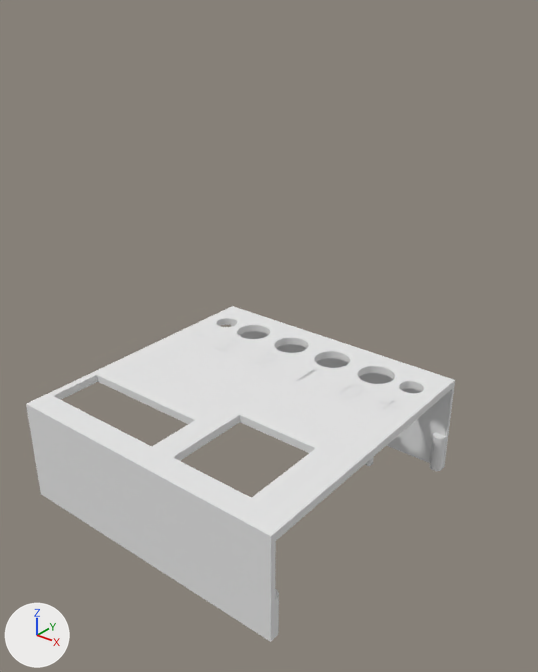
Two versions of the Blender file 3d_model/case4.blend, one commit apart.
Before and after are seen from a 50 mm camera at (0.153, -0.218, 0.137) aimed at (0.0, -0.027, 0.018). Lighting does not change. The marker at lower left points along +X, +Y and +Z. The same objects are shown in both versions, whatever each file hides.

The scene before the commit, as lines of its bpy script (objects in view):
```python
me_cube = bpy.data.meshes.new('Cube')
me_cube.from_pydata(...)  # 2608 vertices, 3830 faces; spans x -1.0..6.3, y -1.0..1.0, z -18.0..0.4
me_cube.materials.append(mat_material)  # white #e7e7e7
ob_cube = bpy.data.objects.new('Cube', me_cube)
ob_cube.location = (0.0, 0.0, 0.0)
ob_cube.rotation_euler = (0.0, 0.0, -1.571)  # degrees (0, 0, -90)
ob_cube.scale = (0.015, 0.055, 0.00214)
```
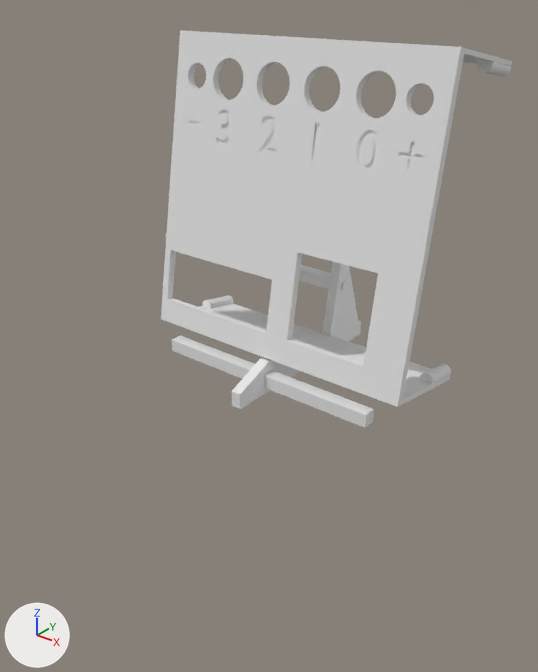
What changed in the scene script:
```text
Add me_cube_007:
    me_cube_007.from_pydata(...)  # 48 vertices, 68 faces; spans x -0.003..0.003, y -0.046..0.0334, z -0.003..0.0341
Add me_cube_010:
    me_cube_010.from_pydata(...)  # 24 vertices, 30 faces; spans x -0.00331..0.00331, y -0.003..0.003, z -0.003..0.003
Add me_cube_013:
    me_cube_013.from_pydata(...)  # a box spanning x -0.003..0.003, y -0.003..0.003, z -0.003..0.003
Change ob_cube:
    ob_cube.location: (0.0, 0.0, 0.0) -> (0.0, -0.0117, 0.1034)
    ob_cube.rotation_euler: (0.0, 0.0, -1.571) -> (0.0, 1.396, -1.571)  # degrees (0, 0, -90) -> degrees (0, 80, -90)
Add ob_cube_007:
    ob_cube_007 = bpy.data.objects.new('Cube.007', me_cube_007)
    ob_cube_007.location = (0.0, 0.0, 0.0)
    ob_cube_007.scale = (0.667, 1.0, 1.0)
Add ob_cube_010:
    ob_cube_010 = bpy.data.objects.new('Cube.010', me_cube_010)
    ob_cube_010.location = (-0.0477, 0.0184, 0.0245)
    ob_cube_010.scale = (-15.2, 0.833, 0.833)
Add ob_cube_009:
    ob_cube_009 = bpy.data.objects.new('Cube.009', me_cube_013)
    ob_cube_009.location = (0.0, -0.0301, 0.0025)
    ob_cube_009.scale = (-15.2, 0.833, 0.833)
```

Changed parts and their boxes (x1, y1, x2, y2) in the pictures (538 x 672 px):
'Cube', moved, turned: before (26, 306, 455, 642); after (161, 30, 512, 407)
'Cube.009', added: after (172, 335, 374, 428)
'Cube.007', added: after (232, 262, 361, 409)
'Cube.010', added: after (166, 233, 347, 290)
